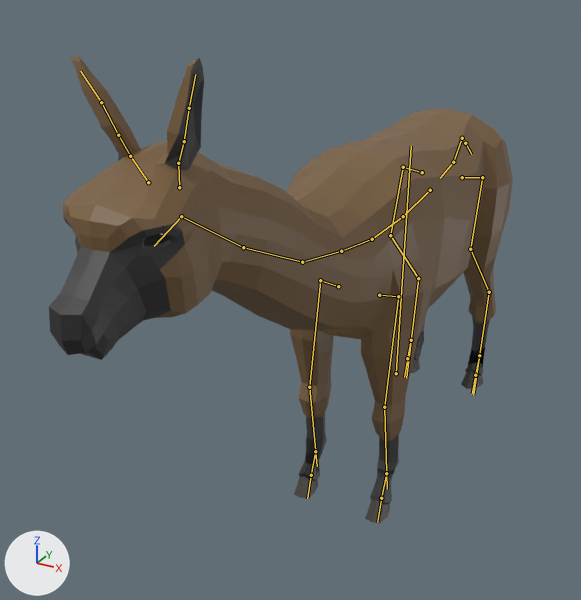
Before and after pictures for a commit that changed the glTF model public/models/animals/Alpaca.gltf.
Rendered twice from a camera (50 mm lens) standing at (2.35, -6.33, 4.39) and looking at (-0.36, -1.42, 1.93). Lighting does not change. The marker at lower left points along +X, +Y and +Z. The picture after the commit comes second. Both versions are drawn at frame 136 of the action 'Eating'; the numbers are the values there. The bones that change, and the others that lie on the model, are drawn over the model as lines.

The first picture shows 'Alpaca'.
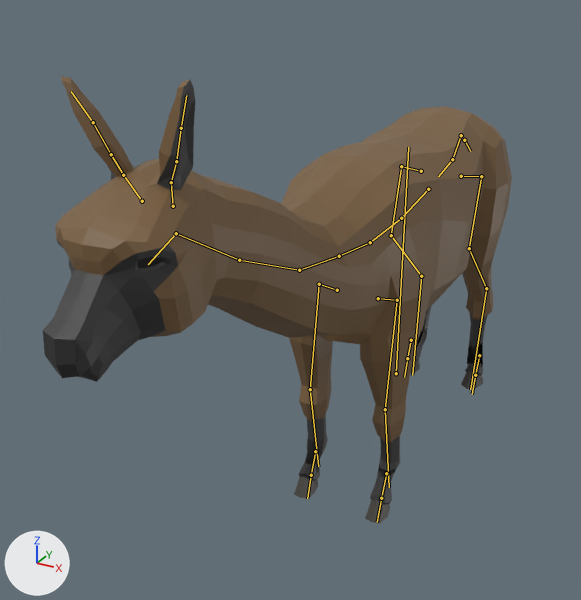
Boxes (x1, y1, x2, y2) around the edits, measured in the pictures (581 x 600 px):
```json
{"object": "Alpaca", "change": "posed", "before": [49, 56, 513, 523], "after": [43, 76, 512, 523]}
{"bone": "Body", "before": "(396, 373) to (411, 146)", "after": "(396, 373) to (408, 147)"}
{"bone": "FrontUpperLeg.L", "before": "(398, 296) to (384, 407)", "after": "(397, 300) to (385, 409)"}
{"bone": "BackShoulder.L", "before": "(462, 177) to (482, 177)", "after": "(461, 176) to (481, 176)"}
{"bone": "BackLeg.L", "before": "(482, 177) to (470, 249)", "after": "(481, 176) to (469, 248)"}
{"bone": "BackShoulder.R", "before": "(422, 172) to (403, 167)", "after": "(421, 171) to (401, 166)"}
{"bone": "BackLeg.R", "before": "(403, 167) to (390, 235)", "after": "(401, 166) to (391, 235)"}
```

Edits to the scene script, one JSON object a line:
```json
{"block": "bone_body", "where": "bone_body = bpy.data.objects['AnimalArmature'].pose.bones['Body']"}
{"op": "set", "path": "bone_body.rotation_quaternion", "old": "(1.0, -0.007, 0.01, 0.0)", "new": "(1.0, 0.005, 0.01, 0.0)", "note": "degrees (-1, 1, 0) -> degrees (1, 1, 0)"}
{"block": "bone_frontupperleg_l", "where": "bone_frontupperleg_l = bpy.data.objects['AnimalArmature'].pose.bones['FrontUpperLeg.L']  # child of 'FrontShoulder.L'"}
{"op": "set", "path": "bone_frontupperleg_l.rotation_quaternion", "old": "(1.0, -0.019, 0.0, 0.0)", "new": "(1.0, -0.008, 0.0, 0.0)", "note": "degrees (-2, 0, 0) -> degrees (-1, 0, 0)"}
{"block": "bone_backshoulder_l", "where": "bone_backshoulder_l = bpy.data.objects['AnimalArmature'].pose.bones['BackShoulder.L']  # child of 'Back'"}
{"op": "set", "path": "bone_backshoulder_l.rotation_quaternion", "old": "(1.0, 0.0, -0.003, 0.013)", "new": "(-1.0, 0.004, 0.004, 0.004)", "note": "degrees (0, 0, 1) -> degrees (-1, -1, 0)"}
{"block": "bone_backleg_l", "where": "bone_backleg_l = bpy.data.objects['AnimalArmature'].pose.bones['BackLeg.L']  # child of 'BackShoulder.L'"}
{"op": "set", "path": "bone_backleg_l.rotation_quaternion", "old": "(1.0, -0.007, -0.004, 0.006)", "new": "(1.0, 0.0, 0.0, 0.0)", "note": "degrees (-1, 0, 1) -> degrees (0, 0, 0)"}
{"block": "bone_backshoulder_r", "where": "bone_backshoulder_r = bpy.data.objects['AnimalArmature'].pose.bones['BackShoulder.R']  # child of 'Back'"}
{"op": "set", "path": "bone_backshoulder_r.rotation_quaternion", "old": "(1.0, 0.0, 0.003, -0.013)", "new": "(-1.0, 0.004, -0.004, -0.004)", "note": "degrees (0, 0, -1) -> degrees (-1, 1, 0)"}
{"block": "bone_backleg_r", "where": "bone_backleg_r = bpy.data.objects['AnimalArmature'].pose.bones['BackLeg.R']  # child of 'BackShoulder.R'"}
{"op": "set", "path": "bone_backleg_r.rotation_quaternion", "old": "(1.0, -0.007, 0.004, -0.006)", "new": "(1.0, 0.0, 0.0, 0.0)", "note": "degrees (-1, 0, -1) -> degrees (0, 0, 0)"}
```
